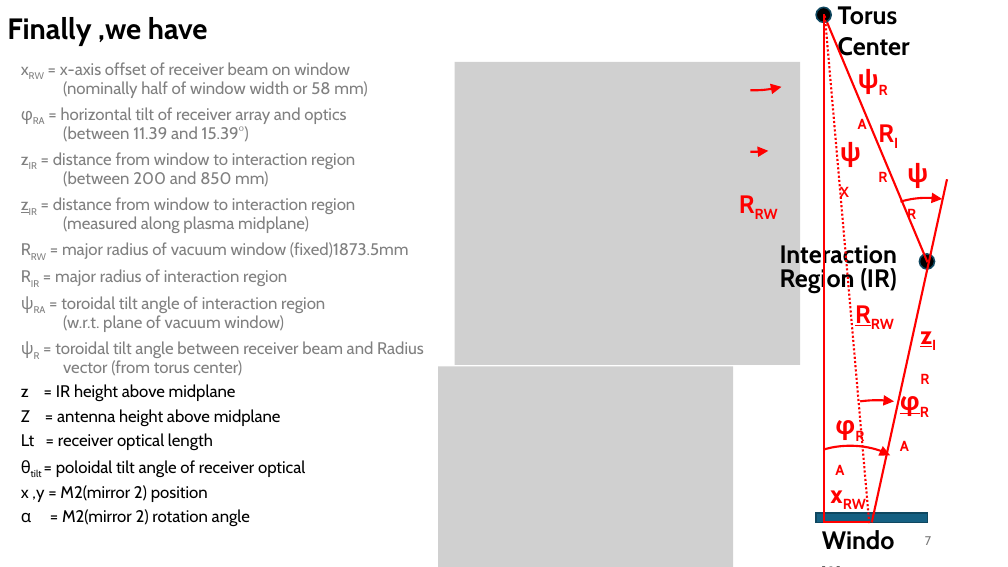
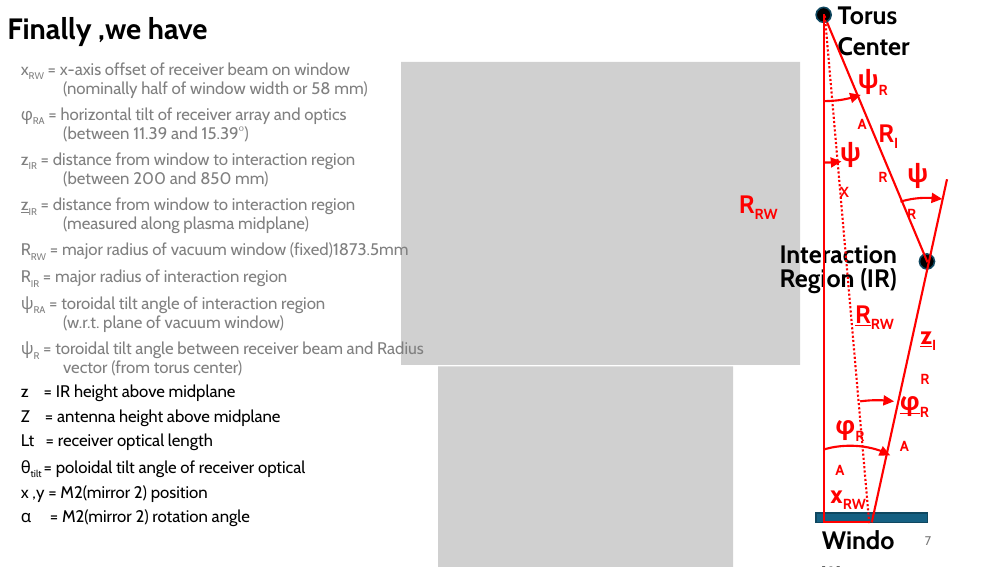
Before and after one commit to USTC-star/computer_share, a slide deck: slide 7 of NSTX-U High-k scattering Calculation_20240717.pptx. Drawn at 1008x567 pixels with LibreOffice and Linux fonts; fonts in the diff are those of the drawing; grey boxes stand for pictures. Boxes give left, top, right and bottom in pixels: in the first picture for what was removed or moved away, otherwise in the second. Text is boxed around its words. In the diff, an @@ line names an element or a change of style, - is before the commit and + after.

```diff
--- a/NSTX-U High-k scattering Calculation_20240717.pptx
+++ b/NSTX-U High-k scattering Calculation_20240717.pptx
@@ arc (boxed as its full ellipse) moved from (x1=681, y1=10, x2=824, y2=91) to (x1=751, y1=20, x2=895, y2=101) @@
@@ arc (boxed as its full ellipse) at (x1=751, y1=20, x2=895, y2=101): proportions changed @@
@@ picture resized from (x1=454, y1=62, x2=800, y2=365) to (x1=402, y1=62, x2=801, y2=365) @@
@@ arc (boxed as its full ellipse) moved from (x1=681, y1=71, x2=824, y2=152) to (x1=754, y1=82, x2=898, y2=163) @@
```
Also in this commit, not shown: 2 other slides changed, 5 slides added.
